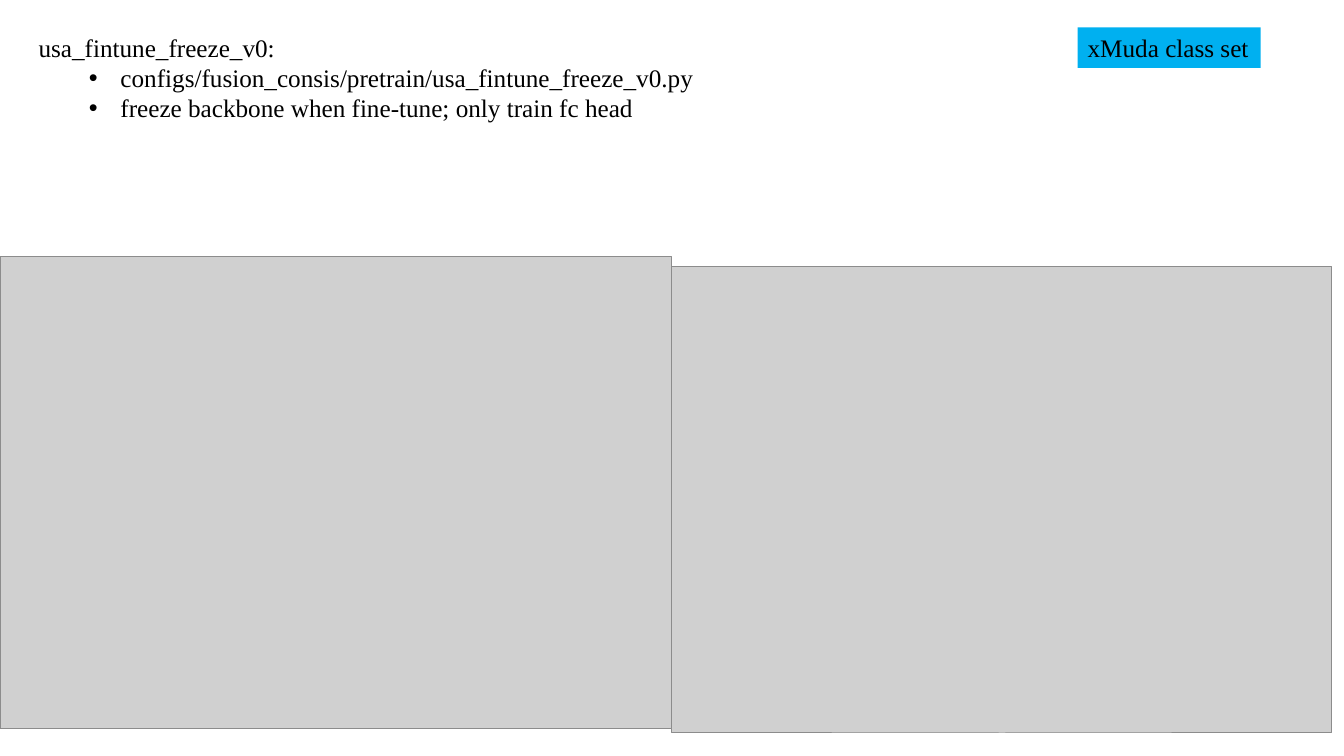
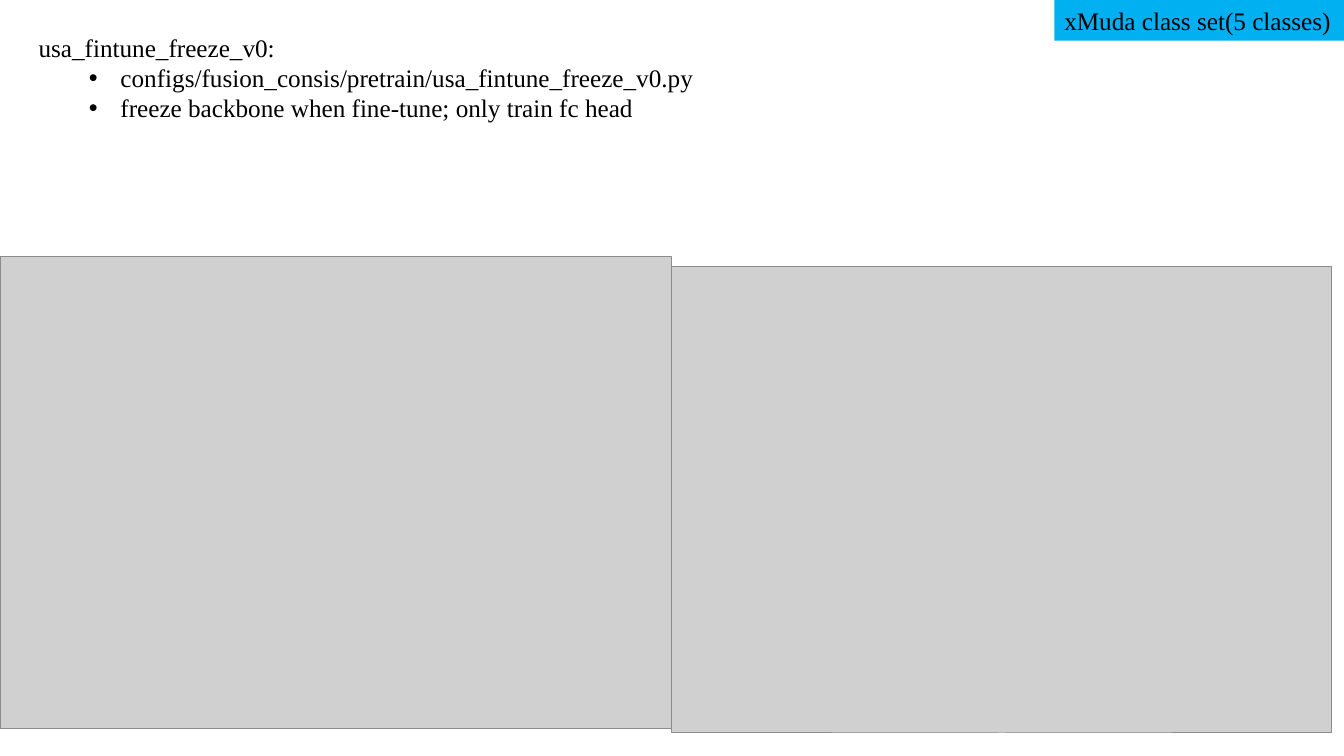
Before and after one commit to XYHC-MMDA/Multi-modal-Multi-task-DA, a slide deck: slide 21 of demo/latest.pptx. Drawn at 1344x756 pixels with LibreOffice and Linux fonts; fonts in the diff are those of the drawing; grey boxes stand for pictures. Boxes give left, top, right and bottom in pixels: in the first picture for what was removed or moved away, otherwise in the second. Text is boxed around its words. In the diff, an @@ line names an element or a change of style, - is before the commit and + after.

```diff
--- a/demo/latest.pptx
+++ b/demo/latest.pptx
@@ rectangle "xMuda class set(5 classes)": place and size @@
-rectangle "xMuda class set(5 classes)" at (1078, 27, 1260, 68)
+rectangle "xMuda class set(5 classes)" at (1055, 0, 1344, 40)
@@ text in rectangle at (1064, 12, 1330, 35): text changed @@
-xMuda class set
+xMuda class set(5 classes)
```
Also in this commit, not shown: 7 other slides changed, 3 slides added, 3 other files.
